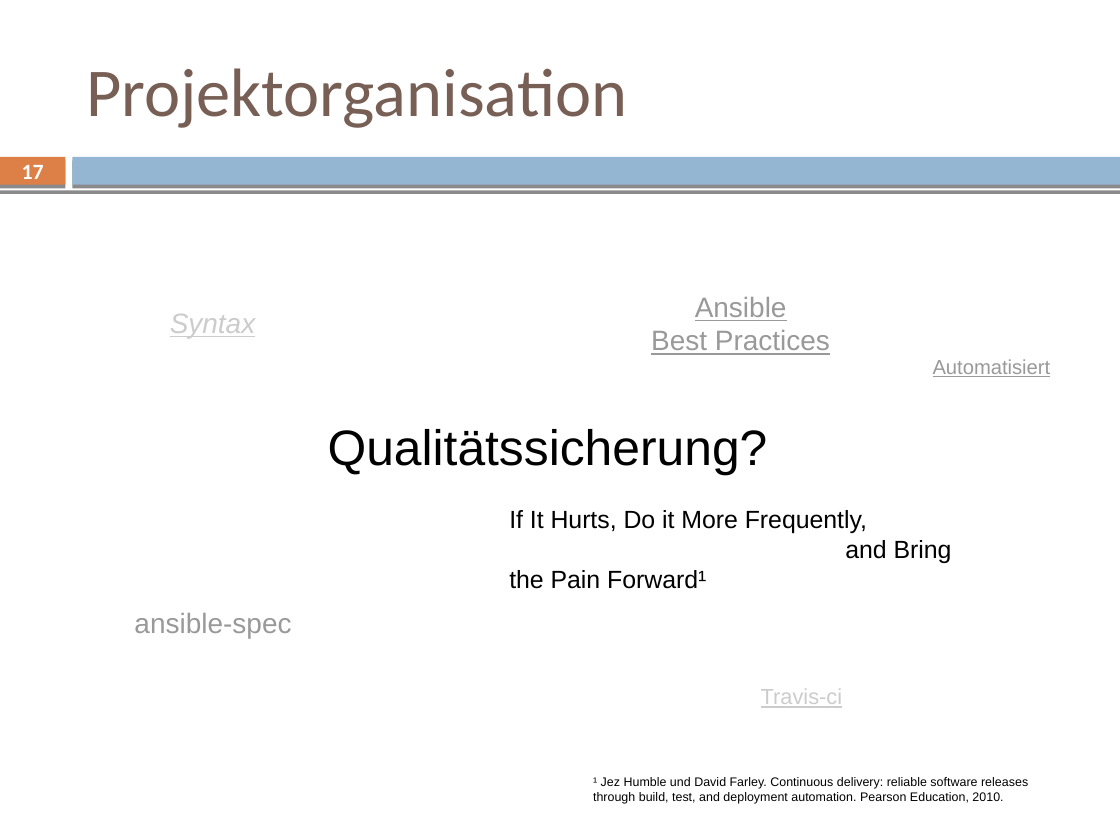
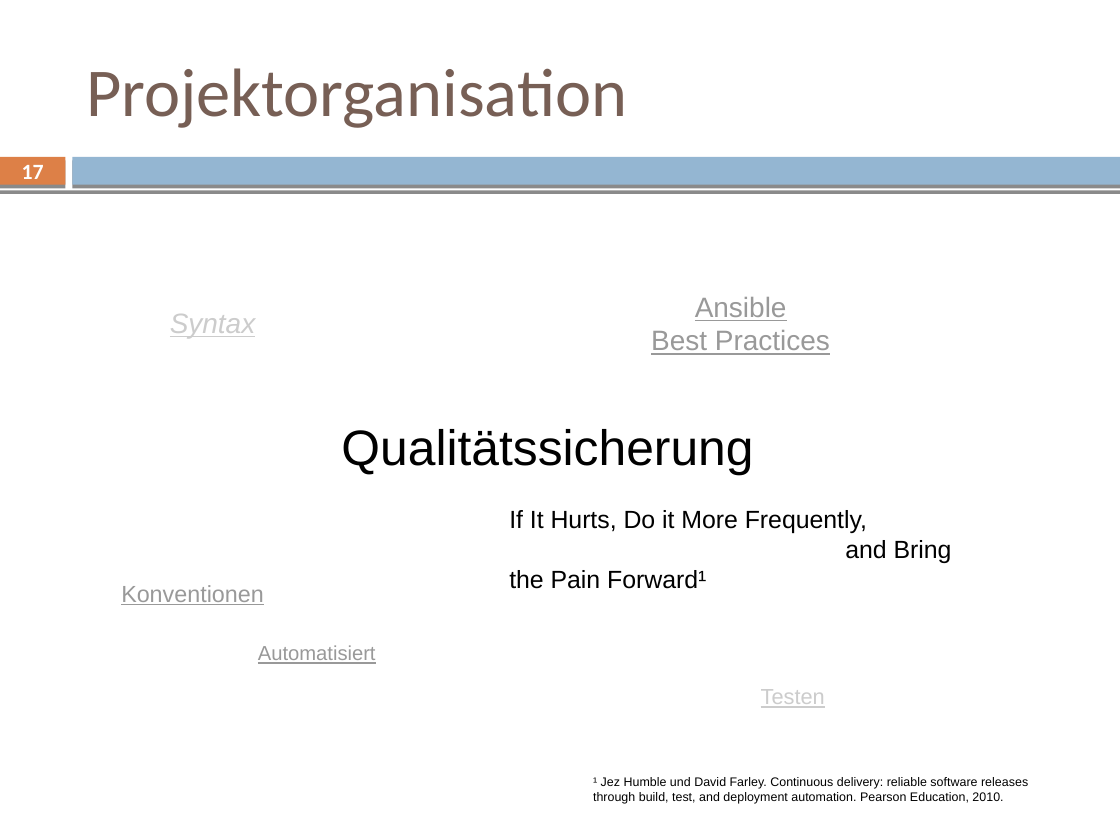
Before and after one commit to mvw/Wilddiebe10, a slide deck: slide 17 of keynote/keynote_part1_sascha.odp. Drawn at 1120x840 pixels with LibreOffice and Linux fonts; fonts in the diff are those of the drawing. Boxes give left, top, right and bottom in pixels: in the first picture for what was removed or moved away, otherwise in the second. Text is boxed around its words. In the diff, an @@ line names an element or a change of style, - is before the commit and + after.

```diff
--- a/keynote/keynote_part1_sascha.odp
+++ b/keynote/keynote_part1_sascha.odp
@@ subtitle at (x1=341, y1=429, x2=753, y2=475): text changed @@
-Qualitätssicherung?
+Qualitätssicherung
@@ text added at (x1=121, y1=585, x2=264, y2=605), 15 pt, text #999999, underline @@
+Konventionen
@@ text removed at (x1=134, y1=613, x2=291, y2=638) @@
-ansible-spec
@@ text "Automatisiert" moved from (x1=933, y1=359, x2=1051, y2=377) to (x1=258, y1=645, x2=376, y2=664) @@
@@ text at (x1=761, y1=689, x2=825, y2=708): text changed @@
-Travis-ci
+Testen
```
Also in this commit, not shown: 3 other slides changed.
